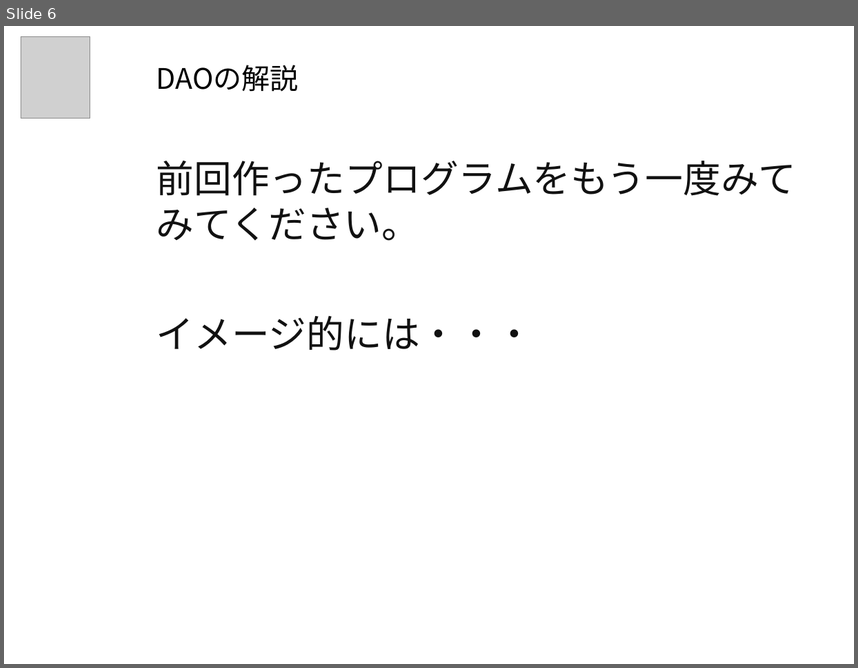
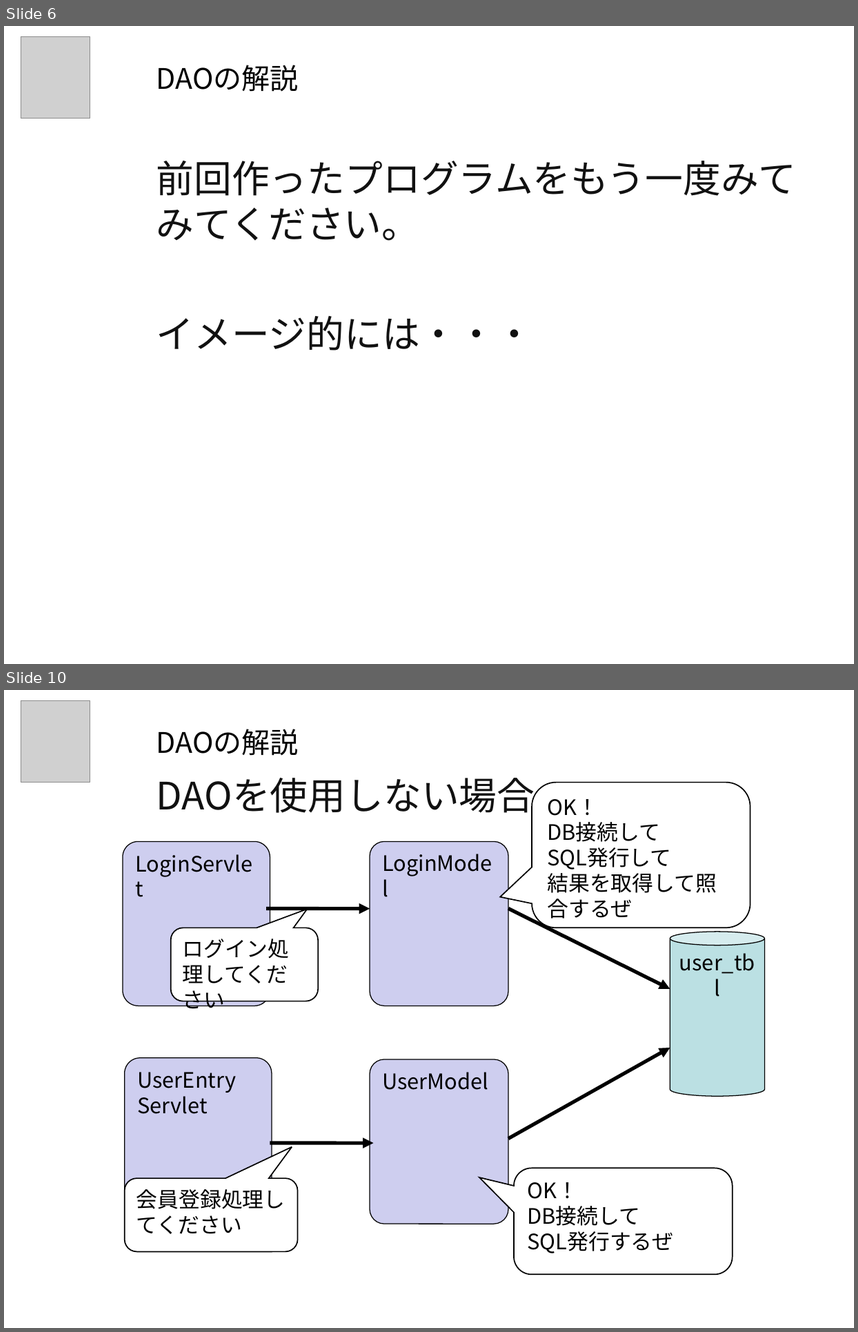
Before and after one commit to nishino-naoyuki/2018Web, a slide deck: ppt/Webアプリケーション開発演習B_15.ppt. Shown one above the other, each under a label of ours: slide 6 before the commit, slides 6 and 10 after it; the slides between them are not shown. The pictures are 858x668 and 858x1332 pixels, drawn with LibreOffice and Linux fonts; fonts in the diff are those of the drawing; grey boxes stand for pictures; background and template pictures are left out. Boxes give left, top, right and bottom in pixels: in the first picture for what was removed or moved away, otherwise in the second. Text is boxed around its words. In the diff, an @@ line names an element or a change of style, - is before the commit and + after.

```diff
--- a/ppt/Webアプリケーション開発演習B_15.ppt
+++ b/ppt/Webアプリケーション開発演習B_15.ppt
@@ slide 10 added at (4, 690, 854, 1328), background picture (left out) @@
@@ picture added at (21, 701, 91, 782) @@
@@ title added at (156, 729, 299, 756), 24 pt, text #000000 @@
+DAOの解説
@@ text added at (156, 778, 535, 819), 32 pt, text #111111 @@
+DAOを使用しない場合
@@ rounded speech box added at (532, 782, 751, 928), fill #FFFFFF, outline #000000 0.99 pt, 18 pt, text #000000 @@
+OK！
+DB接続して
+SQL発行して
+結果を取得して照合するぜ
@@ freeform shape added at (123, 841, 270, 1005), fill #CECEEF, outline #000000 0.74 pt, 18 pt, text #000000 @@
+LoginServlet
@@ freeform shape added at (370, 841, 508, 1005), fill #CECEEF, outline #000000 0.74 pt, 18 pt, text #000000 @@
+LoginModel
@@ arrow added from (267, 909) to (370, 909), #000000 3 pt @@
@@ arrow added from (508, 909) to (671, 988), #000000 3 pt @@
@@ rounded speech box added at (170, 928, 318, 1001), fill #FFFFFF, outline #000000 0.99 pt, 18 pt, text #000000 @@
+ログイン処理してください
@@ cylinder added at (671, 931, 765, 1096), fill #BBE0E3, outline #000000 0.74 pt, 18 pt, text #000000 @@
+user_tbl
@@ freeform shape added at (125, 1057, 272, 1221), fill #CECEEF, outline #000000 0.74 pt, 18 pt, text #000000 @@
+UserEntry
+Servlet
@@ freeform shape added at (370, 1059, 508, 1223), fill #CECEEF, outline #000000 0.74 pt, 18 pt, text #000000 @@
+UserModel
@@ arrow added from (508, 1138) to (671, 1047), #000000 3 pt @@
@@ arrow added from (270, 1142) to (374, 1143), #000000 3 pt @@
@@ rounded speech box added at (125, 1178, 298, 1251), fill #FFFFFF, outline #000000 0.99 pt, 18 pt, text #000000 @@
+会員登録処理してください
@@ rounded speech box added at (514, 1167, 733, 1274), fill #FFFFFF, outline #000000 0.99 pt, 18 pt, text #000000 @@
+OK！
+DB接続して
+SQL発行するぜ
```
Also in this commit, not shown: 29 other slides added, 1 slide removed, 2 other files.
